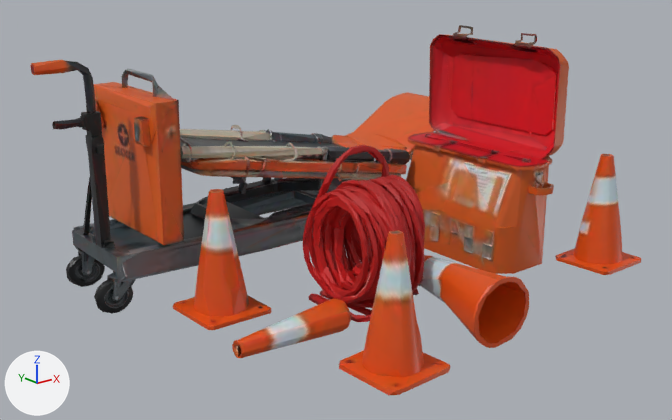
The glTF model public/models/catastrophe/emergency_gear_scatter.glb as it was, and as the next commit left it.
One viewpoint serves both versions: a 50 mm lens placed at (-1.98, -2.39, 0.81), pointed at (-0.07, 0.0, -0.14). The axes (+X, +Y, +Z) are drawn at lower left. The lights are the same throughout. The first picture is the older version. Where no turn or scale is listed for an object, it has been applied to the vertices. Vertices at exactly the same position are counted once.

Before the edit, the objects in view are built like this:
```python
me_mesh_0 = bpy.data.meshes.new('Mesh_0')
me_mesh_0.from_pydata(...)  # 5608 vertices, 11824 faces; spans x -0.95..0.95, y -0.73..0.73, z -0.43..0.43
me_mesh_0.materials.append(mat_material_0)
ob_mesh_0 = bpy.data.objects.new('Mesh_0', me_mesh_0)
ob_mesh_0.location = (-0.001, -0.008, -0.011)
```
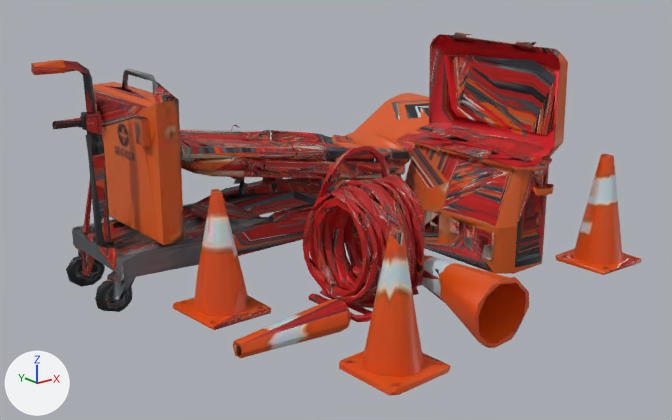
Where the newer file only moved an object's origin or applied its transform, the numbers keep the older frame.

Edits to the bpy script that builds the scene:
```text
Change me_mesh_0:
    used by ob_mesh_0; location = (-0.001, -0.008, -0.011)
    remove me_mesh_0.from_pydata(...)  # 5608 vertices, 11824 faces; spans x -0.95..0.95, y -0.73..0.73, z -0.43..0.43
    add me_mesh_0.from_pydata(...)  # 2981 vertices, 6397 faces; spans x -0.95..0.95, y -0.73..0.73, z -0.42..0.41
    me_mesh_0 part 1: 35 vertices moved within x -0.8..0.65, y -0.38..0.56, z -0.39..0.1; 2627 vertices removed from x -0.95..0.95, y -0.73..0.73, z -0.43..0.43
    me_mesh_0 part 2: 27 kept faces spanning x -0.78..0.68, y -0.33..0.62, z -0.37..0.4 get new texture (UV) coordinates
```

What differs and where, as boxes (x1, y1, x2, y2) in the pictures (672 x 420 px):
'Mesh_0', reshaped: before (30, 25, 641, 395); after (31, 32, 641, 395)
part 1 of me_mesh_0, cut back: before (30, 25, 641, 392); after (106, 130, 495, 306)
part 2 of me_mesh_0, surface changed: before (83, 162, 388, 229); after (83, 34, 518, 232)
